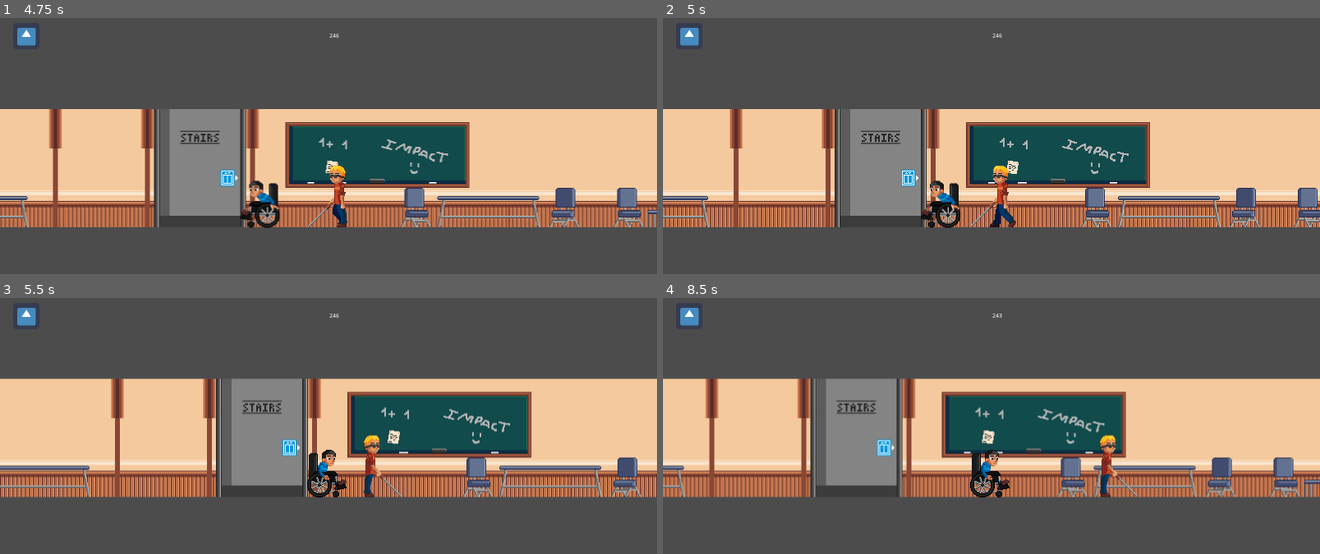
Above: before the commit, frames 1-4 (two rows, left to right).
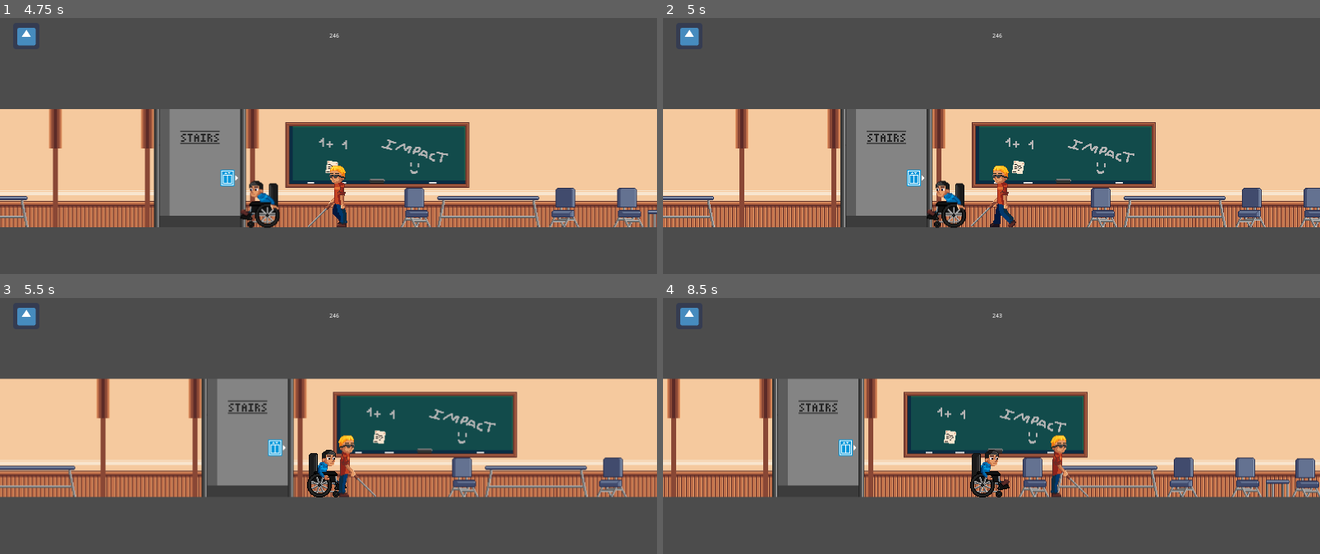
Above: after the commit, the same moments.

Repository: SuperZikoure/Impact_Jam
Game: Godot game, scene res://MainMenu.tscn
Same seed, same stepped clock (60 frames per second), same inputs: the game is played once before the commit and once after it. The engine's default icon, where the game draws it, is replaced by a stand-in: a white triangle on a blue panel in a dark square.
Inputs:
- Up to frame 1 (4.75 s): click "Play" at 0.5 s; tap Enter at 1.25 s; hold Right (ui_right) 1.28-2.78 s; tap Tab (character_switch) every 0.75 s from 1.35 to 4.35 s; hold Left (ui_left) from 2.78 s (still down)
- Up to frame 2 (5 s): keep holding Left (ui_left)
- Up to frame 3 (5.5 s): release Left (ui_left) at 5.03 s; hold Right (ui_right) from 5.03 s (still down); tap Tab (character_switch) at 5.1 s
- Up to frame 4 (8.5 s): keep holding Right (ui_right); tap Tab (character_switch) every 0.75 s from 5.85 to 8.1 s

Frame 1 is identical in both runs. In frame 2, 11% of the frame differs, in the area x 0-100%, y 35-83%; in frame 3, 14%; in frame 4, 20%, in the area x 0-100%, y 31-78%.

Commit message:
Fix collision between character

Diff:
--- a/Impact Jam/BlindDude.tscn
+++ b/Impact Jam/BlindDude.tscn
@@ -39,10 +39,7 @@
 [ext_resource path="res://assets/perso2_anim_left/perso2_anim_left6.png" type="Texture" id=37]
 [ext_resource path="res://assets/perso2_anim_left/perso2_anim_left7.png" type="Texture" id=38]
 
-[sub_resource type="RectangleShape2D" id=1]
-extents = Vector2( 32, 40 )
-
-[sub_resource type="SpriteFrames" id=2]
+[sub_resource type="SpriteFrames" id=1]
 animations = [ {
 "frames": [ ExtResource( 3 ) ],
 "loop": true,
@@ -75,6 +72,9 @@
 "speed": 5.0
 } ]
 
+[sub_resource type="RectangleShape2D" id=2]
+extents = Vector2( 32, 8 )
+
 [node name="BlindDude" type="Node2D"]
 scale = Vector2( 2, 2 )
 script = ExtResource( 1 )
@@ -83,11 +83,12 @@
 scale = Vector2( 2, 2 )
 script = ExtResource( 2 )
 
-[node name="Collision" type="CollisionShape2D" parent="Character"]
-shape = SubResource( 1 )
-
 [node name="AnimatedSprite" type="AnimatedSprite" parent="Character"]
-frames = SubResource( 2 )
+frames = SubResource( 1 )
 animation = "move_left"
 
+[node name="Collision" type="CollisionShape2D" parent="Character"]
+position = Vector2( 0, -8 )
+shape = SubResource( 2 )
+
 [connection signal="animation_finished" from="Character/AnimatedSprite" to="Character" method="_on_AnimatedSprite_animation_finished"]
--- a/Impact Jam/Tetraplegic.tscn
+++ b/Impact Jam/Tetraplegic.tscn
@@ -77,10 +77,7 @@
 [ext_resource path="res://assets/perso1_anim_left/perso1_anim_left09.png" type="Texture" id=75]
 [ext_resource path="res://assets/perso1_anim_left/perso1_anim_left10.png" type="Texture" id=76]
 
-[sub_resource type="RectangleShape2D" id=1]
-extents = Vector2( 32, 32 )
-
-[sub_resource type="SpriteFrames" id=2]
+[sub_resource type="SpriteFrames" id=1]
 animations = [ {
 "frames": [ ExtResource( 3 ), ExtResource( 4 ), ExtResource( 5 ), ExtResource( 6 ), ExtResource( 7 ), ExtResource( 8 ), ExtResource( 9 ), ExtResource( 10 ), ExtResource( 11 ), ExtResource( 12 ), ExtResource( 13 ), ExtResource( 14 ), ExtResource( 15 ), ExtResource( 16 ) ],
 "loop": true,
@@ -113,6 +110,9 @@
 "speed": 5.0
 } ]
 
+[sub_resource type="RectangleShape2D" id=2]
+extents = Vector2( 32, 16 )
+
 [node name="Tetraplegic" type="Node2D"]
 script = ExtResource( 1 )
 
@@ -120,11 +120,12 @@
 scale = Vector2( 2, 2 )
 script = ExtResource( 2 )
 
-[node name="Collision" type="CollisionShape2D" parent="Character"]
-shape = SubResource( 1 )
-
 [node name="AnimatedSprite" type="AnimatedSprite" parent="Character"]
-frames = SubResource( 2 )
+frames = SubResource( 1 )
 animation = "anim_left"
 
+[node name="Collision" type="CollisionShape2D" parent="Character"]
+position = Vector2( 0, 16 )
+shape = SubResource( 2 )
+
 [connection signal="animation_finished" from="Character/AnimatedSprite" to="Character" method="_on_AnimatedSprite_animation_finished"]
